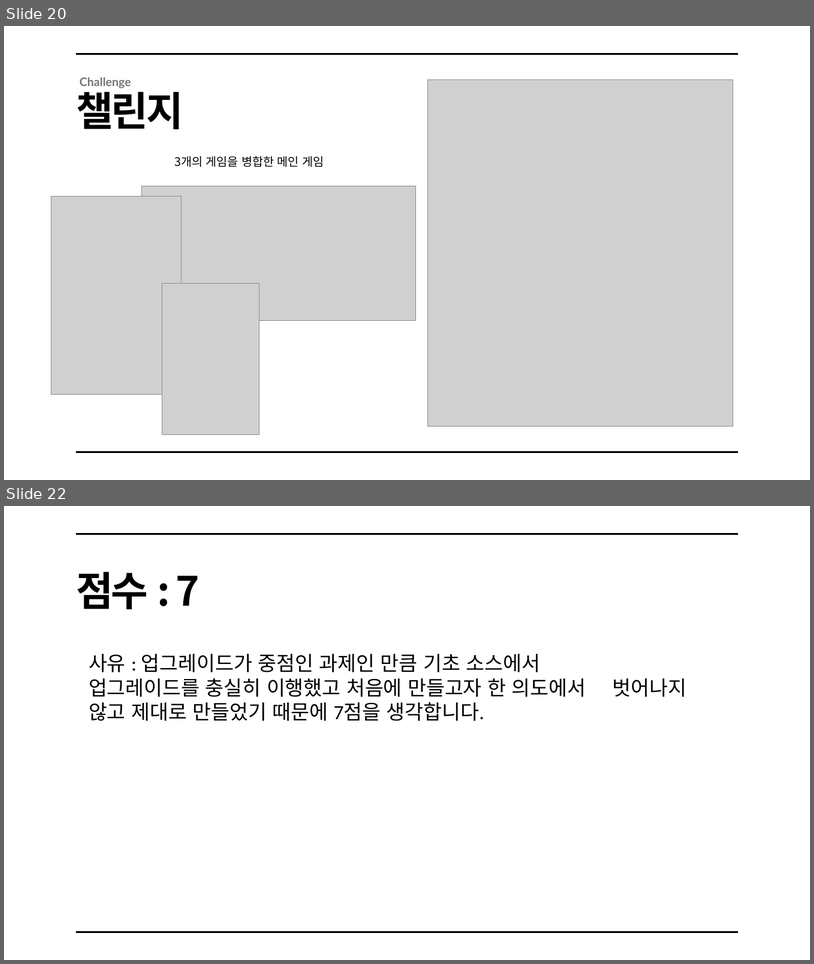
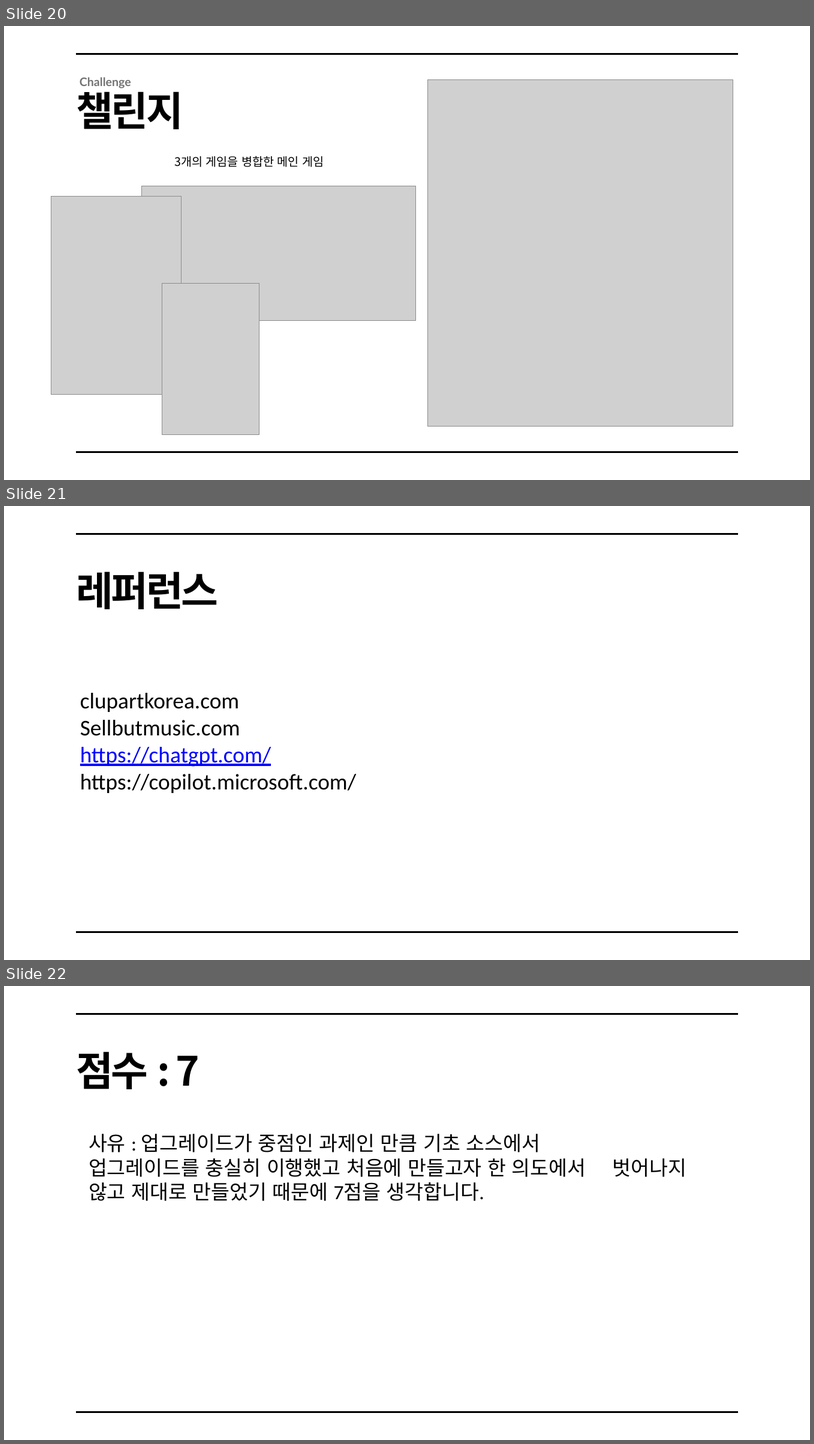
Before and after one commit to qkrtkdals962/gamp, a slide deck: 게임프로그래밍.pptx. Shown one above the other, each under a label of ours: slides 20 and 22 before the commit, slides 20, 21 and 22 after it; the slides between them are not shown. The pictures are 814x964 and 814x1444 pixels, drawn with LibreOffice and Linux fonts; fonts in the diff are those of the drawing; grey boxes stand for pictures; background and template pictures are left out. Boxes give left, top, right and bottom in pixels: in the first picture for what was removed or moved away, otherwise in the second. Text is boxed around its words. In the diff, an @@ line names an element or a change of style, - is before the commit and + after.

Commit message:
레퍼런스 추가

```diff
--- a/게임프로그래밍.pptx
+++ b/게임프로그래밍.pptx
@@ slide 21 added at box(4, 506, 810, 960), background #FFFFFF @@
@@ line added from (76, 534) to (738, 534), #000000 3 pt @@
@@ text added at box(76, 571, 218, 609), 72 pt, text #000000, bold @@
+레퍼런스
@@ text added at box(80, 693, 356, 793), 40 pt, text #000000 @@
+clupartkorea.com
+Sellbutmusic.com
+https://chatgpt.com/
+https://copilot.microsoft.com/
@@ line added from (76, 932) to (738, 932), #000000 3 pt @@
```
Also in this commit, not shown: 1 slide removed, 1 other file.
